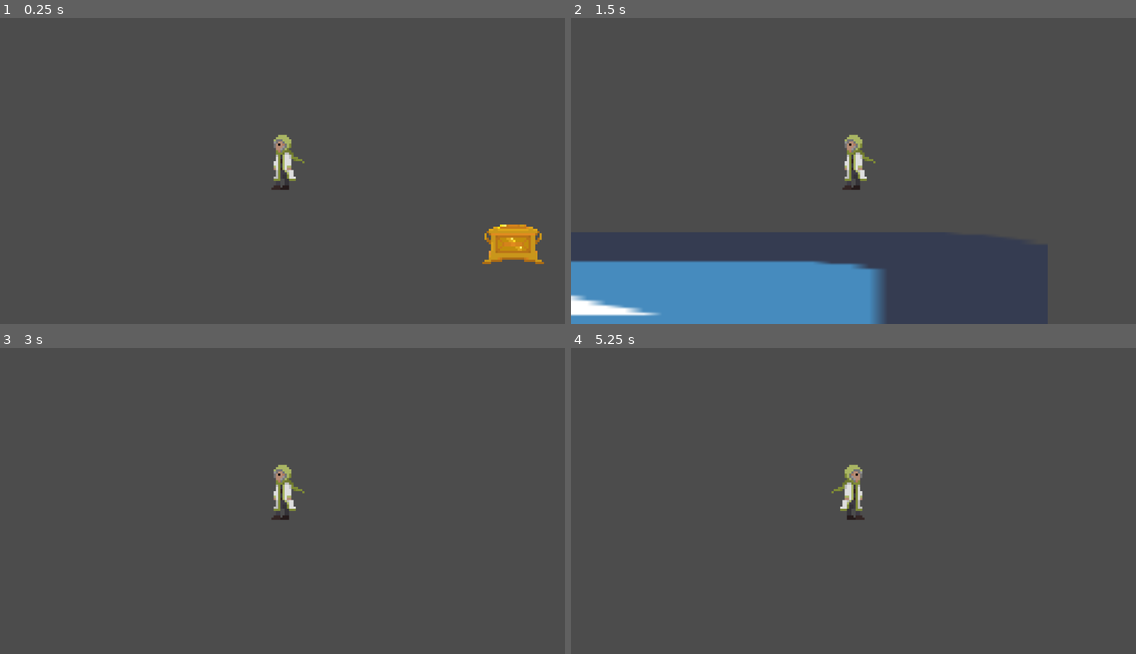
Above: before the commit, frames 1-4 (two rows, left to right).
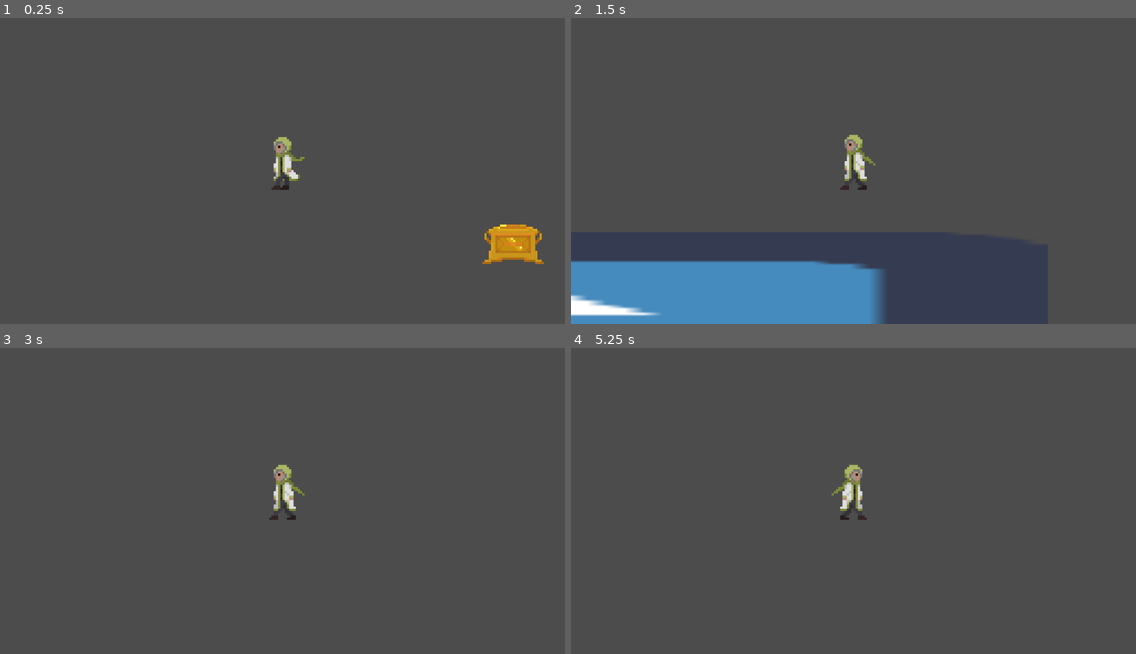
Above: after the commit, the same moments.

Repository: LaurenceTimothyMGarcia/Halloween-Game-Jam-2021
Game: Godot game, scene res://Assets/Scenes/PlayerTester.tscn
Same seed, same stepped clock (60 frames per second), same inputs: the game is played once before the commit and once after it. The project has no main scene, so this scene is started directly. The engine's default icon, where the game draws it, is replaced by a stand-in: a white triangle on a blue panel in a dark square.
Inputs (mouse positions are in pixels of both pictures, inside the frame that each line leads up to):
- Up to frame 1 (0.25 s): no input
- Up to frame 2 (1.5 s): move the mouse to (977, 143) at 0.52 s; hold Space (jump) 0.53-1.28 s; hold D (move_right) from 0.53 s (still down); click (977, 143) at 0.67 s; tap Enter at 1.25 s; move the mouse to (740, 174) at 1.27 s; right-click (740, 174) at 1.35 s
- Up to frame 3 (3 s): tap Space (jump) at 1.52, 1.55, 1.82 s; move the mouse to (339, 415) at 2.02 s; release D (move_right) at 2.03 s; hold A (move_left) 2.03-2.78 s; hold Space (jump) 2.03-2.78 s; move the mouse to (254, 556) at 2.77 s; hold D (move_right) from 2.78 s (still down); right-click (254, 556) at 2.85 s; click (254, 556) at 2.92 s
- Up to frame 4 (5.25 s): tap Space (jump) at 3.02, 3.05, 3.32, 4.52, 4.55, 4.82 s; tap Enter at 3.5, 5 s; move the mouse to (1023, 537) at 3.52 s; hold Space (jump) 3.53-4.28 s; move the mouse to (684, 439) at 4.27 s; release D (move_right) at 4.28 s; hold A (move_left) 4.28-5.03 s; right-click (684, 439) at 4.35 s; move the mouse to (881, 488) at 5.02 s; hold D (move_right) from 5.03 s (still down); hold Space (jump) from 5.03 s (still down); click (881, 488) at 5.17 s

The runs differ from the first frame. In frame 1, 0.3% of the frame differs, in the area x 48-54%, y 38-54%; in frame 2, 0.1%; in frame 3, 0.1%; in frame 4, 0.1%.

Commit message:
Added player animation
added player animatino

Diff:
--- a/Assets/Scenes/Player.gd
+++ b/Assets/Scenes/Player.gd
@@ -46,13 +46,18 @@
 	velocity.x = 0
 	if Input.is_action_pressed("move_left"):
 		velocity.x -= 1
-	if Input.is_action_pressed("move_right"):
+		$AnimationPlayer.play("Walk_Left")
+	elif Input.is_action_pressed("move_right"):
 		velocity.x += 1
+		$AnimationPlayer.play("Walk_Right")
+	else:
+		$AnimationPlayer.play("Idle")
 
 
 	if Input.is_action_just_pressed("jump") and _jumpReady:
 		_jumpReady = false
 		velocity.y = -jumpVel
+		$AnimationPlayer.play("Jump")
 
 	if velocity.y > 0:
 		velocity.y += gravity * delta * (fallMultiplier - 1)
@@ -71,7 +76,7 @@
 		$GrabPoint.position.x = -_grabPointSwapDistance
 		$GrabZone.scale *= -1
 		$Gun.position.x *= -1
-		$Sprite.scale.x *= -1
+		$Player.scale.x *= -1
 		emit_signal("facing_left")
 
 func _lookRight():
@@ -80,7 +85,7 @@
 		$GrabPoint.position.x = _grabPointSwapDistance
 		$GrabZone.scale *= -1
 		$Gun.position.x *= -1
-		$Sprite.scale.x *= -1
+		$Player.scale.x *= -1
 		emit_signal("facing_right")
 
 func _on_GroundedChecker_body_entered(body):
--- a/Assets/Scenes/Player.tscn
+++ b/Assets/Scenes/Player.tscn
@@ -1,12 +1,83 @@
-[gd_scene load_steps=7 format=2]
+[gd_scene load_steps=11 format=2]
 
-[ext_resource path="res://Assets/Sprites/Player_Walk.png" type="Texture" id=1]
+[ext_resource path="res://Assets/Sprites/Player_SpriteSheet.png" type="Texture" id=1]
 [ext_resource path="res://Assets/Scenes/Player.gd" type="Script" id=2]
 [ext_resource path="res://Assets/Scenes/Gun/Gun.tscn" type="PackedScene" id=3]
 
 [sub_resource type="CapsuleShape2D" id=1]
 radius = 10.1509
 height = 6.49487
+
+[sub_resource type="Animation" id=4]
+resource_name = "Idle"
+loop = true
+step = 0.0833333
+tracks/0/type = "value"
+tracks/0/path = NodePath("Player:frame")
+tracks/0/interp = 1
+tracks/0/loop_wrap = true
+tracks/0/imported = false
+tracks/0/enabled = true
+tracks/0/keys = {
+"times": PoolRealArray( 0, 0.166667, 0.333333, 0.5, 0.666667, 0.833333 ),
+"transitions": PoolRealArray( 1, 1, 1, 1, 1, 1 ),
+"update": 0,
+"values": [ 0, 1, 2, 3, 4, 5 ]
+}
+
+[sub_resource type="Animation" id=6]
+resource_name = "Jump"
+length = 0.666667
+loop = true
+step = 0.0833333
+tracks/0/type = "value"
+tracks/0/path = NodePath("Player:frame")
+tracks/0/interp = 1
+tracks/0/loop_wrap = true
+tracks/0/imported = false
+tracks/0/enabled = true
+tracks/0/keys = {
+"times": PoolRealArray( 0, 0.0833333, 0.166667, 0.25, 0.333333, 0.416667, 0.5, 0.583333 ),
+"transitions": PoolRealArray( 1, 1, 1, 1, 1, 1, 1, 1 ),
+"update": 1,
+"values": [ 10, 11, 12, 13, 14, 15, 16, 17 ]
+}
+
+[sub_resource type="Animation" id=7]
+resource_name = "Walk_Left"
+length = 0.666667
+loop = true
+step = 0.0833333
+tracks/0/type = "value"
+tracks/0/path = NodePath("Player:frame")
+tracks/0/interp = 1
+tracks/0/loop_wrap = true
+tracks/0/imported = false
+tracks/0/enabled = true
+tracks/0/keys = {
+"times": PoolRealArray( 0, 0.166667, 0.333333, 0.5 ),
+"transitions": PoolRealArray( 1, 1, 1, 1 ),
+"update": 1,
+"values": [ 6, 7, 8, 9 ]
+}
+
+[sub_resource type="Animation" id=5]
+resource_name = "Walk_Right"
+length = 0.666667
+loop = true
+step = 0.0833333
+tracks/0/type = "value"
+tracks/0/path = NodePath("Player:frame")
+tracks/0/interp = 1
+tracks/0/loop_wrap = true
+tracks/0/imported = false
+tracks/0/enabled = true
+tracks/0/keys = {
+"times": PoolRealArray( 0, 0.166667, 0.333333, 0.5 ),
+"transitions": PoolRealArray( 1, 1, 1, 1 ),
+"update": 1,
+"values": [ 6, 7, 8, 9 ]
+}
 
 [sub_resource type="CapsuleShape2D" id=2]
 radius = 1.64562
@@ -27,9 +98,17 @@
 scale = Vector2( 0.75, 1 )
 shape = SubResource( 1 )
 
-[node name="Sprite" type="Sprite" parent="."]
+[node name="Player" type="Sprite" parent="."]
 texture = ExtResource( 1 )
-hframes = 4
+hframes = 6
+vframes = 3
+frame = 9
+
+[node name="AnimationPlayer" type="AnimationPlayer" parent="."]
+anims/Idle = SubResource( 4 )
+anims/Jump = SubResource( 6 )
+anims/Walk_Left = SubResource( 7 )
+anims/Walk_Right = SubResource( 5 )
 
 [node name="GroundedChecker" type="Area2D" parent="."]
 position = Vector2( 0.865, 13.714 )
Binary file added: Assets/Sprites/Player_Idle.png
Not shown, added: Assets/Sprites/Player_Idle.png.import
Binary file changed: Assets/Sprites/Player_Jump.png
Binary file added: Assets/Sprites/Player_SpriteSheet.png
Not shown, added: Assets/Sprites/Player_SpriteSheet.png.import
